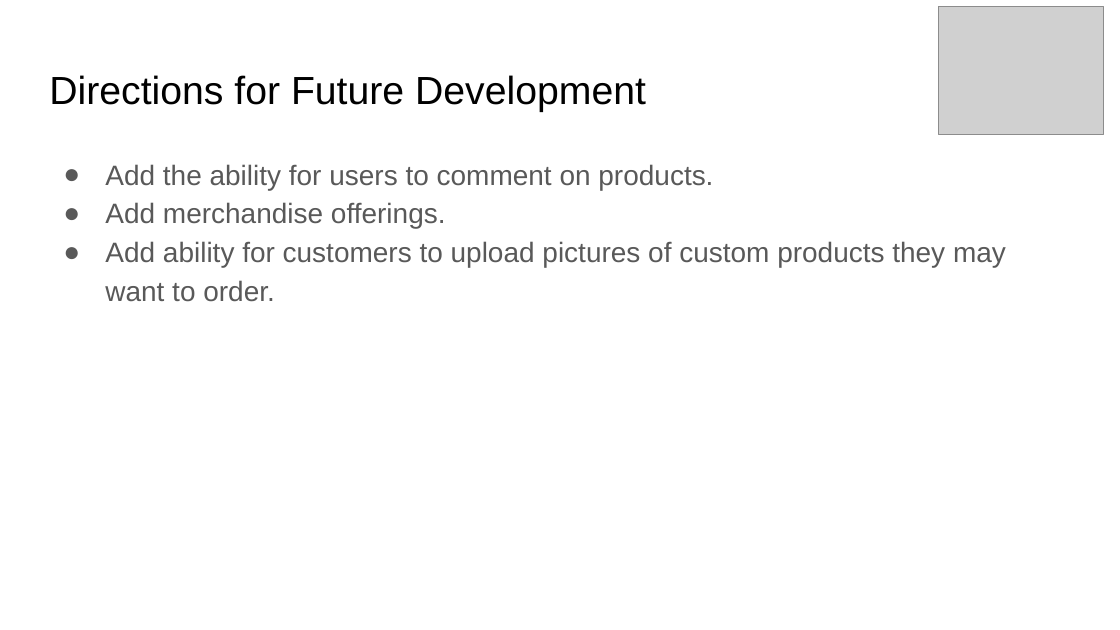
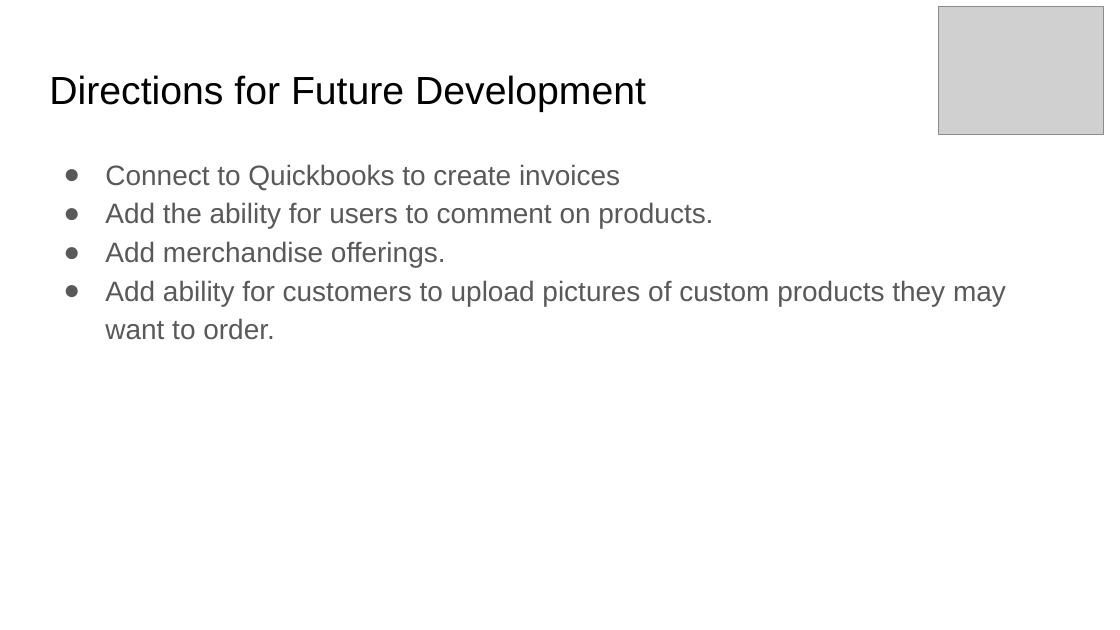
Before and after one commit to mjc01002/DuckEggBakery, a slide deck: slide 6 of Duck Egg Bakery.pptx. Drawn at 1120x630 pixels with LibreOffice and Linux fonts; fonts in the diff are those of the drawing; grey boxes stand for pictures. Boxes give left, top, right and bottom in pixels: in the first picture for what was removed or moved away, otherwise in the second. Text is boxed around its words. In the diff, an @@ line names an element or a change of style, - is before the commit and + after.

```diff
--- a/Duck Egg Bakery.pptx
+++ b/Duck Egg Bakery.pptx
@@ text at <box>105,164,620,190</box>: paragraph added @@
+● Connect to Quickbooks to create invoices
```
Also in this commit, not shown: 2 other slides changed.
